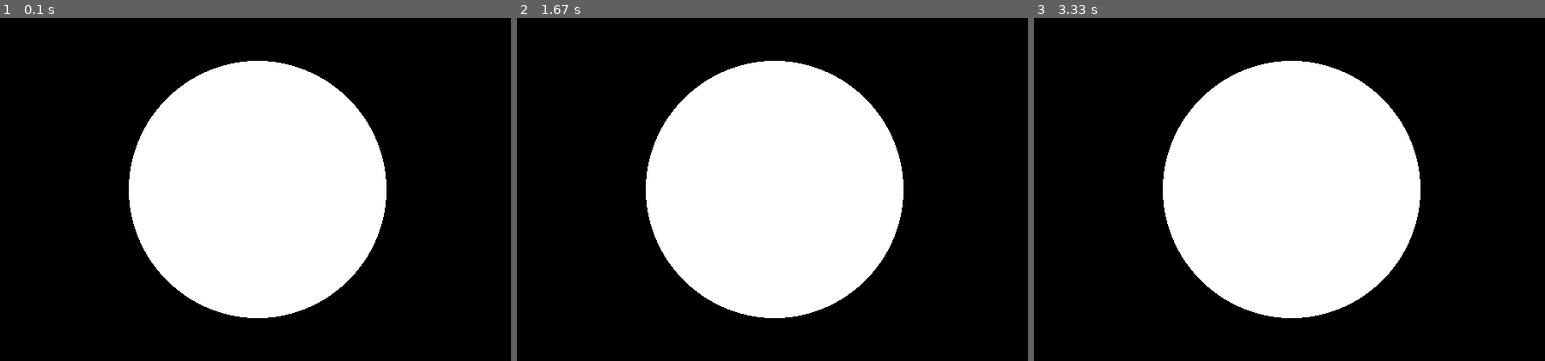
Above: before the commit, frames 1-3 (left to right).
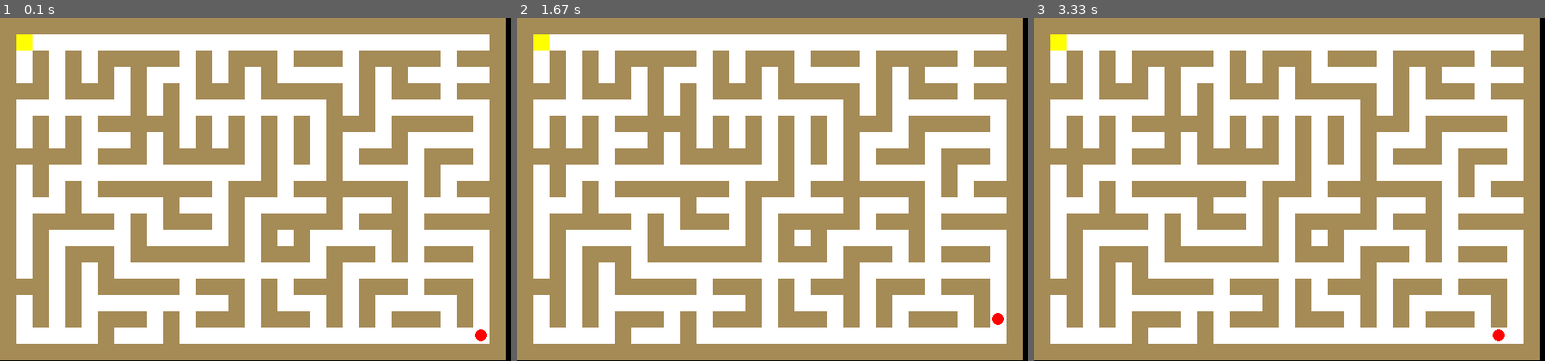
Above: after the commit, the same moments.

Repository: mezzoforte-mackerel/maze_pygame
Game: pygame game, started from main.py
Two runs of this game, one before a commit and one after it. Both use one fixed random seed, a clock stepped at 60 frames per second and the inputs below.
Inputs:
- Up to frame 1 (0.1 s): no input
- Up to frame 2 (1.67 s): tap Enter at 0.33 s; hold Right 0.67-1.13 s; hold Up 1.17-1.63 s
- Up to frame 3 (3.33 s): hold Left 2.17-2.7 s; hold Down 2.73-3.03 s; hold Left from 3.07 s (still down)

The runs differ from the first frame. In frame 1, 84% of the frame differs, in the area x 0-99%, y 0-100%; in frame 2, 84%; in frame 3, 84%.

Commit message:
complete v1.0.0

Diff:
--- a/main.py
+++ b/main.py
@@ -3,6 +3,10 @@
 import sys
 import random
 import colorswatch as cs
+
+from tkinter import *
+from tkinter import messagebox
+Tk().wm_withdraw()
 
 # define variables
 screen_size = (600, 400)
@@ -10,25 +14,116 @@
 # define functions
 def main():
   screen = init()
+  maze = Maze()
+  maze.make()
+
   while True:
-    draw(screen)
+    draw(screen, maze)
     pygame.display.update()
-    event(screen)
+    event(maze)
 
 def init():
   pygame.init()
   return pygame.display.set_mode(screen_size)
 
-def draw(screen):
+def draw(screen, maze):
   screen.fill(cs.black["pygame"])
+  maze.draw(screen)
 
-  pygame.draw.circle(screen, cs.white["pygame"], (300, 200), 150)
-
-def event(screen):
+def event(maze):
   for event in pygame.event.get():
     if event.type == QUIT:
       pygame.quit()
       sys.exit()
+    if event.type == KEYDOWN:
+      maze.update(event.key)
+
+class Maze():
+  def __init__(self):
+    self.tile_size = 19
+    self.maze_width = int(screen_size[0] / self.tile_size)
+    self.maze_height = int(screen_size[1] / self.tile_size)
+    self.maze = []
+    self.tbl = [[0, -1], [1, 0], [0, 1], [-1, 0]]
+    self.maze_color = [cs.white["pygame"], cs.brown["pygame"], cs.yellow["pygame"]]
+    self.player = Player(self.maze_width - 2, self.maze_height - 2)
+
+  def make(self):
+    self.maze = []
+    for y in range(self.maze_height):
+      row = []
+      for x in range(self.maze_width):
+        if x == 0 or x == self.maze_width - 1 or y == 0 or y == self.maze_height - 1:
+          row.append(1)
+        else:
+          row.append(0)
+      self.maze.append(row)
+
+    for y in range(2, self.maze_height - 2):
+      for x in range(2, self.maze_width - 2):
+        if x % 2 == 0 and y % 2 == 0:
+          r = random.randint(0, 3)
+          self.maze[y][x] = 1
+          self.maze[y + self.tbl[r][1]][x + self.tbl[r][0]] = 1
+
+    # player
+    self.player.x, self.player.y = self.maze_width - 2, self.maze_height - 2
+
+    # goal
+    self.maze[1][1] = 2
+
+
+  def draw(self, screen):
+    for y in range(self.maze_height):
+      for x in range(self.maze_width):
+        v = self.maze[y][x]
+        x_cor = self.tile_size * x
+        y_cor = self.tile_size * y
+        pygame.draw.rect(
+          surface = screen,
+          color = self.maze_color[v],
+          rect = (
+            x_cor,
+            y_cor,
+            self.tile_size,
+            self.tile_size
+          ),
+        )
+    pygame.draw.circle(
+      surface = screen,
+      color = cs.red["pygame"],
+      center = (
+        self.player.x * self.tile_size + 0.5 * self.tile_size,
+        self.player.y * self.tile_size + 0.5 * self.tile_size,
+      ),
+      radius = 7,
+    )
+
+  def update(self, key):
+    if self.player.update(key, self.maze) == "end":
+      self.make()
+
+class Player:
+  def __init__(self, x, y):
+    self.x = x
+    self.y = y
+
+  def update(self, key, maze):
+    cx, cy = self.x, self.y
+    if key == K_LEFT:
+      self.x -= 1
+    elif key == K_RIGHT:
+      self.x += 1
+    elif key == K_UP:
+      self.y -= 1
+    elif key == K_DOWN:
+      self.y += 1
+    if maze[self.y][self.x] == 2:
+      messagebox.showinfo("ゴール", "宝を見つけた！")
+      return "end"
+    if maze[self.y][self.x] != 0:
+      self.x, self.y = cx, cy
+    return "continue"
 
 # main
 if __name__ == "__main__":
